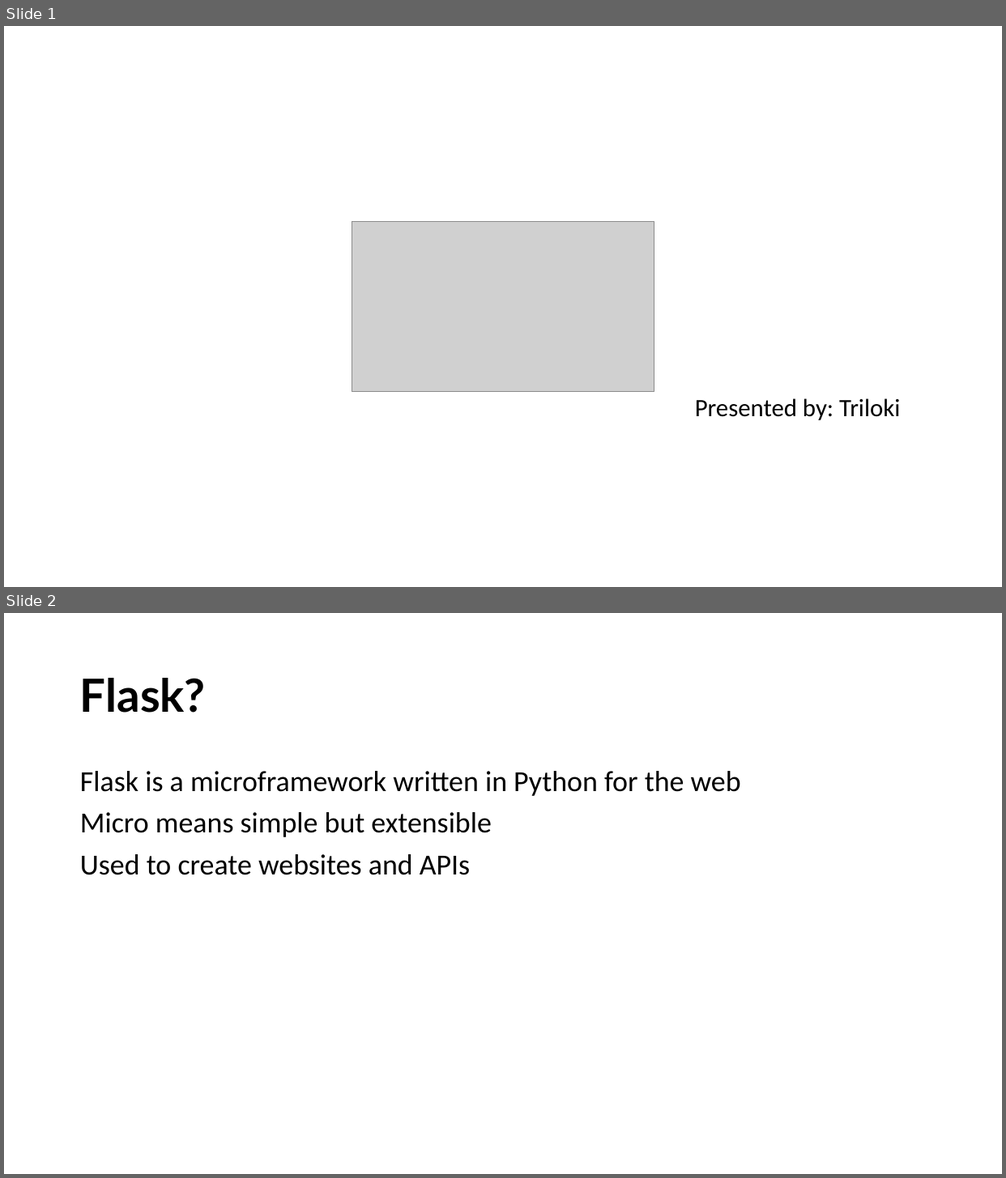
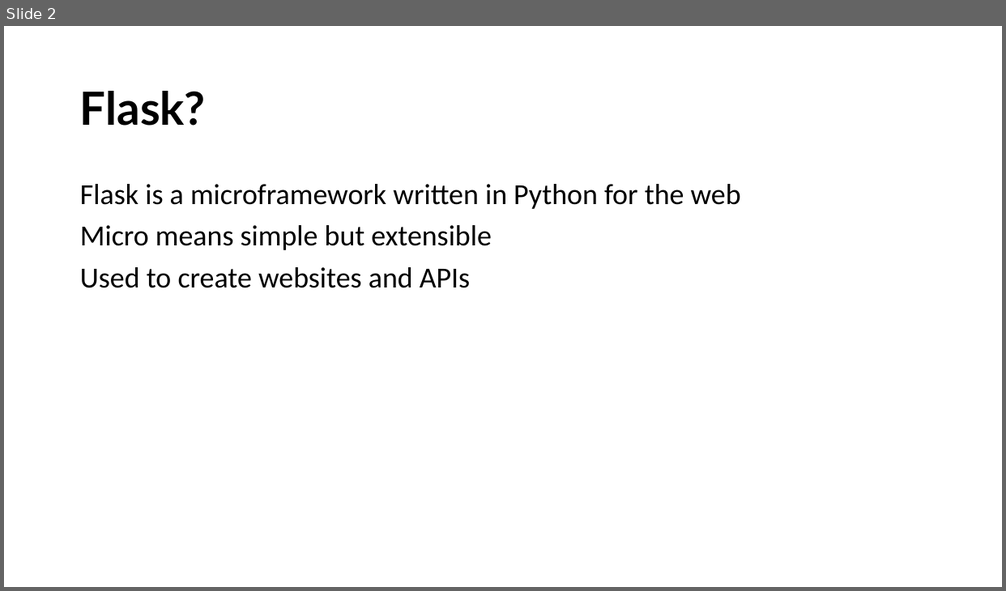
Before and after one commit to TrilokiDA/Flask-Python, a slide deck: Flask.pptx. Shown one above the other, each under a label of ours: slides 1 and 2 before the commit, slide 2 after it. The pictures are 1006x1178 and 1006x591 pixels, drawn with LibreOffice and Linux fonts; fonts in the diff are those of the drawing; grey boxes stand for pictures. Boxes give left, top, right and bottom in pixels: in the first picture for what was removed or moved away, otherwise in the second. Text is boxed around its words. In the diff, an @@ line names an element or a change of style, - is before the commit and + after.

```diff
--- a/Flask.pptx
+++ b/Flask.pptx
@@ slide 1 removed at (x1=4, y1=26, x2=1002, y2=587), background #FFFFFF @@
@@ picture removed at (x1=351, y1=222, x2=654, y2=391) @@
@@ subtitle removed at (x1=695, y1=399, x2=900, y2=420) @@
-Presented by: Triloki
```
Also in this commit, not shown: 2 slides changed, 2 slides added, 4 other files.
